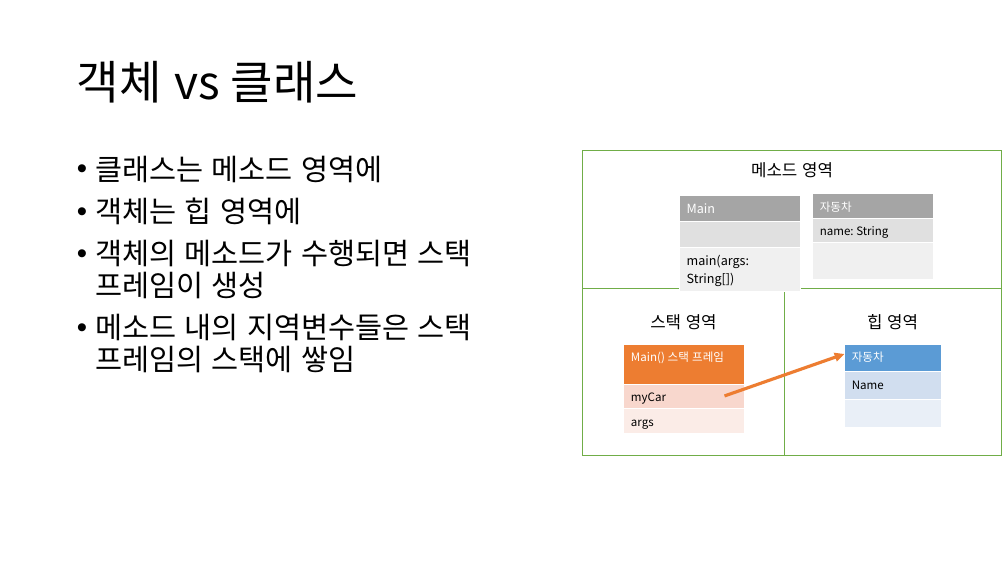
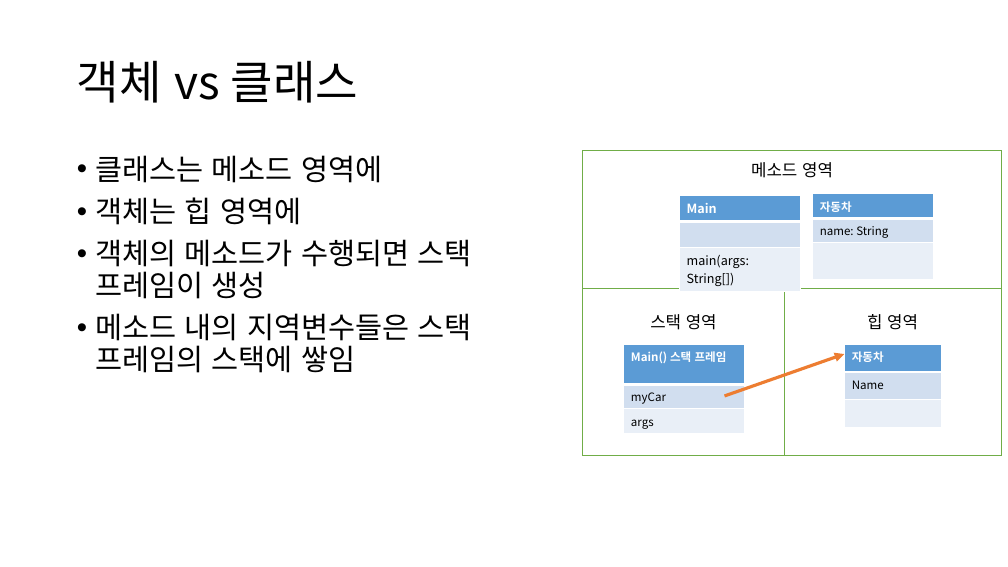
Before and after one commit to YonghoChoi/develop-note, a slide deck: slide 7 of ppt/객체지향 기본.pptx (slide 6 before the commit). Drawn at 1008x567 pixels with LibreOffice and Linux fonts; fonts in the diff are those of the drawing. Boxes give left, top, right and bottom in pixels: in the first picture for what was removed or moved away, otherwise in the second. Text is boxed around its words. In the diff, an @@ line names an element or a change of style, - is before the commit and + after.

```diff
--- a/ppt/객체지향 기본.pptx
+++ b/ppt/객체지향 기본.pptx
@@ table at (679, 195, 800, 290) @@
@@ fill #A5A5A5 to #5B9BD5 in row 1, column 1 @@
@@ fill #E1E1E1 to #D2DEEF in row 2, column 1 @@
@@ fill #F0F0F0 to #EAEFF7 in row 3, column 1 @@
@@ bold on in "Main" @@
@@ table at (812, 194, 933, 274) @@
@@ fill #A5A5A5 to #5B9BD5 in row 1, column 1 @@
@@ fill #E1E1E1 to #D2DEEF in row 2, column 1 @@
@@ fill #F0F0F0 to #EAEFF7 in row 3, column 1 @@
@@ bold on in "자동차" @@
@@ table at (624, 344, 745, 433) @@
@@ fill #ED7D31 to #5B9BD5 in row 1, column 1 @@
@@ fill #F8D7CE to #D2DEEF in row 2, column 1 @@
@@ fill #FCECE8 to #EAEFF7 in row 3, column 1 @@
@@ bold on in "Main() 스택 프레임" @@
@@ table at (845, 344, 941, 427) @@
@@ bold on in "자동차" @@
```
Also in this commit, not shown: 9 other slides changed, 2 slides added, 1 slide removed.
